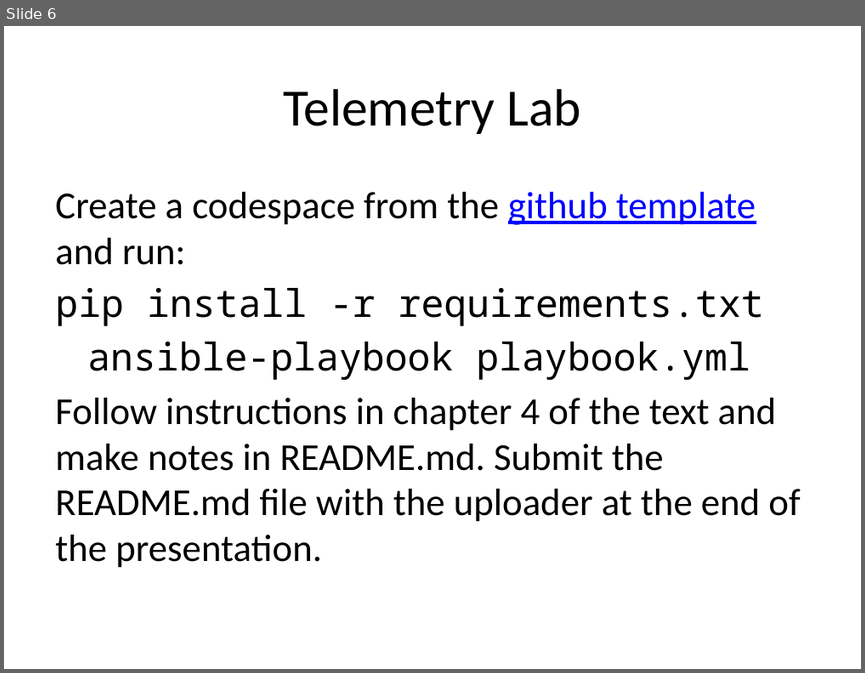
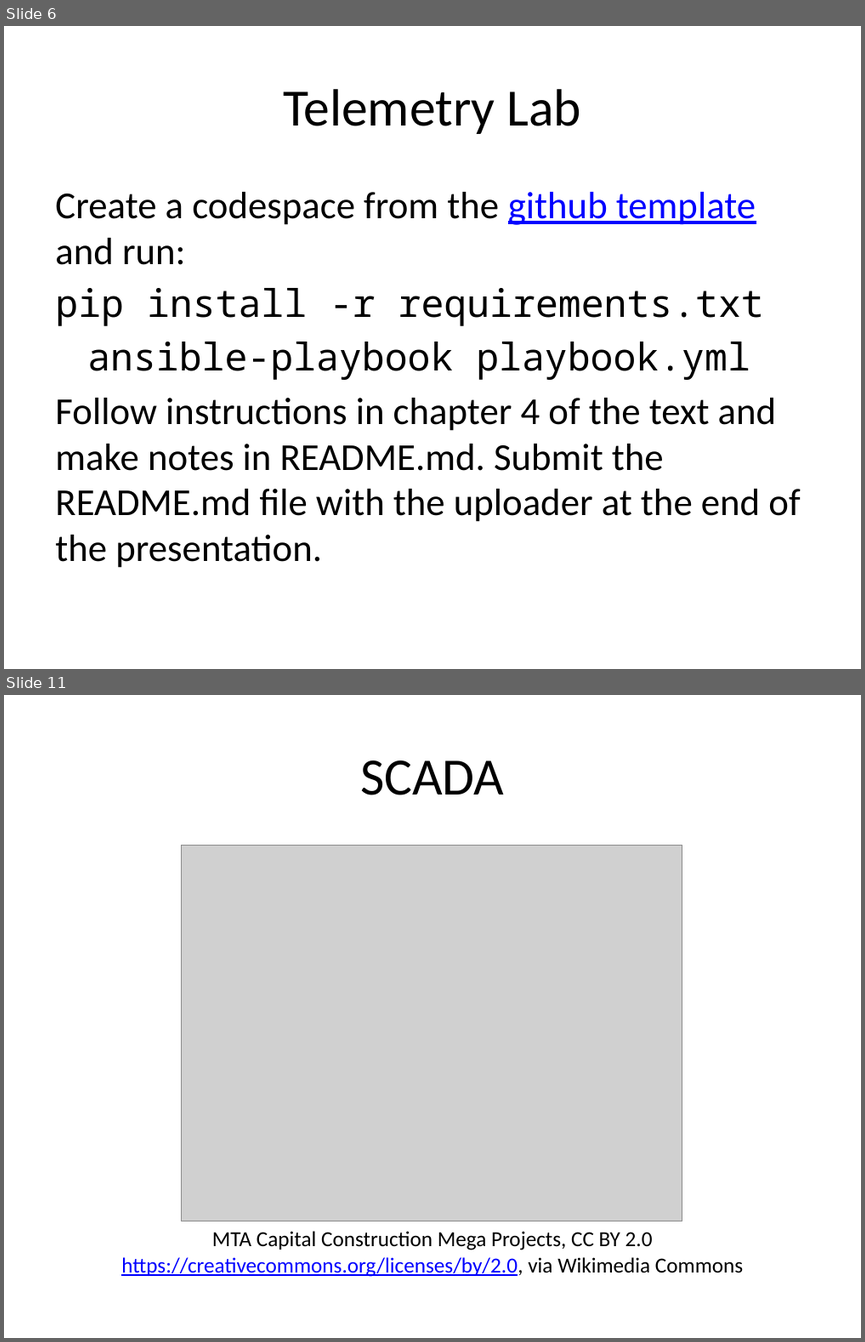
Before and after one commit to rhildred/INFO8985, a slide deck: telemetry/slides.pptx. Shown one above the other, each under a label of ours: slide 6 before the commit, slides 6 and 11 after it; the slides between them are not shown. The pictures are 865x673 and 865x1342 pixels, drawn with LibreOffice and Linux fonts; fonts in the diff are those of the drawing; grey boxes stand for pictures. Boxes give left, top, right and bottom in pixels: in the first picture for what was removed or moved away, otherwise in the second. Text is boxed around its words. In the diff, an @@ line names an element or a change of style, - is before the commit and + after.

```diff
--- a/telemetry/slides.pptx
+++ b/telemetry/slides.pptx
@@ slide 11 added at (4, 695, 861, 1338), background #FFFFFF @@
@@ title added at (360, 760, 504, 795), 44 pt, text #000000 @@
+SCADA
@@ picture added at (182, 845, 682, 1221) @@
@@ text added at (121, 1231, 743, 1276), 18 pt, text #000000 @@
+MTA Capital Construction Mega Projects, CC BY 2.0 https://creativecommons.org/licenses/by/2.0, via Wikimedia Commons
```
Also in this commit, not shown: 13 other slides added, 17 other files.
